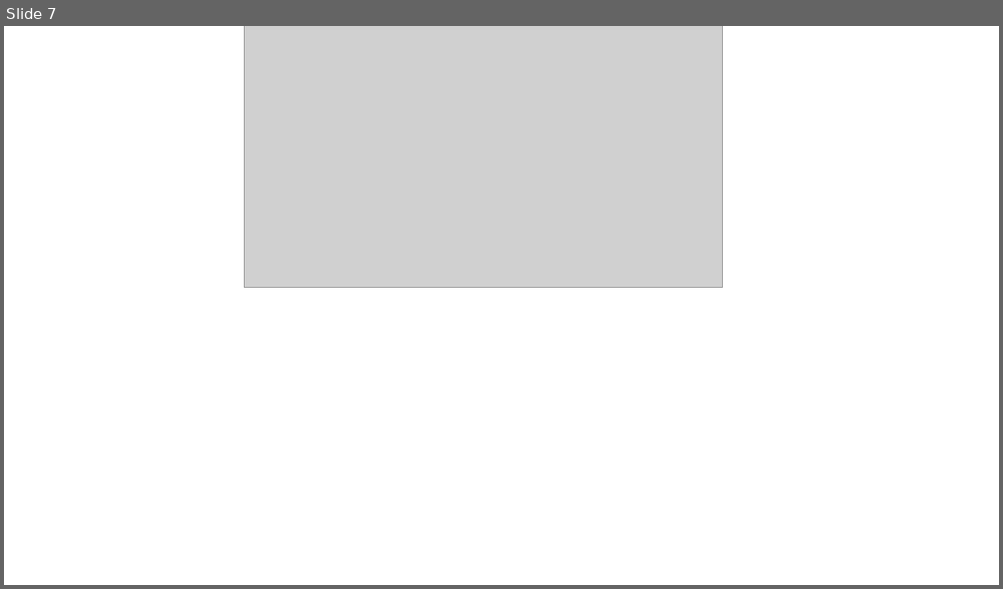
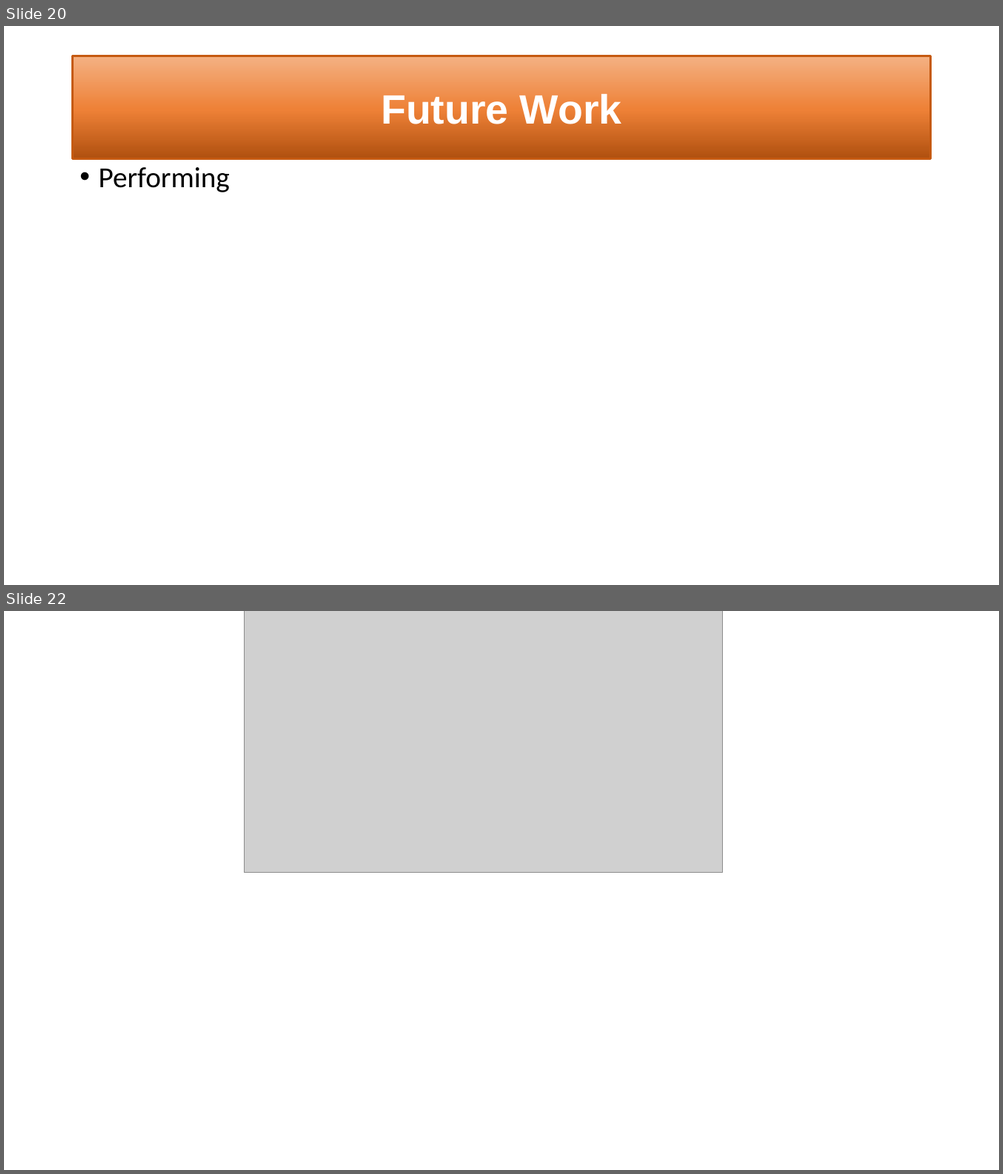
Before and after one commit to SaranyaPandiaraj/Futuristic-Airbnb, a slide deck: Futuristic_Airbnb.pptx. Shown one above the other, each under a label of ours: slide 7 before the commit, slides 20 and 22 after it; the slides between them are not shown. The pictures are 1003x589 and 1003x1174 pixels, drawn with LibreOffice and Linux fonts; fonts in the diff are those of the drawing; grey boxes stand for pictures. Boxes give left, top, right and bottom in pixels: in the first picture for what was removed or moved away, otherwise in the second. Text is boxed around its words. In the diff, an @@ line names an element or a change of style, - is before the commit and + after.

```diff
--- a/Futuristic_Airbnb.pptx
+++ b/Futuristic_Airbnb.pptx
@@ slide 20 added at [4,26,999,585], background #FFFFFF @@
@@ title added at [73,56,930,158], fill gradient #B0500F to #EE8137 to #F4B183, outline #C55A11 2.25 pt, 39.6 pt, text #FFFFFF, bold @@
+Future Work
@@ text added at [99,167,230,192], 28 pt, text #000000 @@
+• Performing
@@ what was slide 7 is now slide 22 @@
```
Also in this commit, not shown: 2 slides changed, 14 other slides added.
